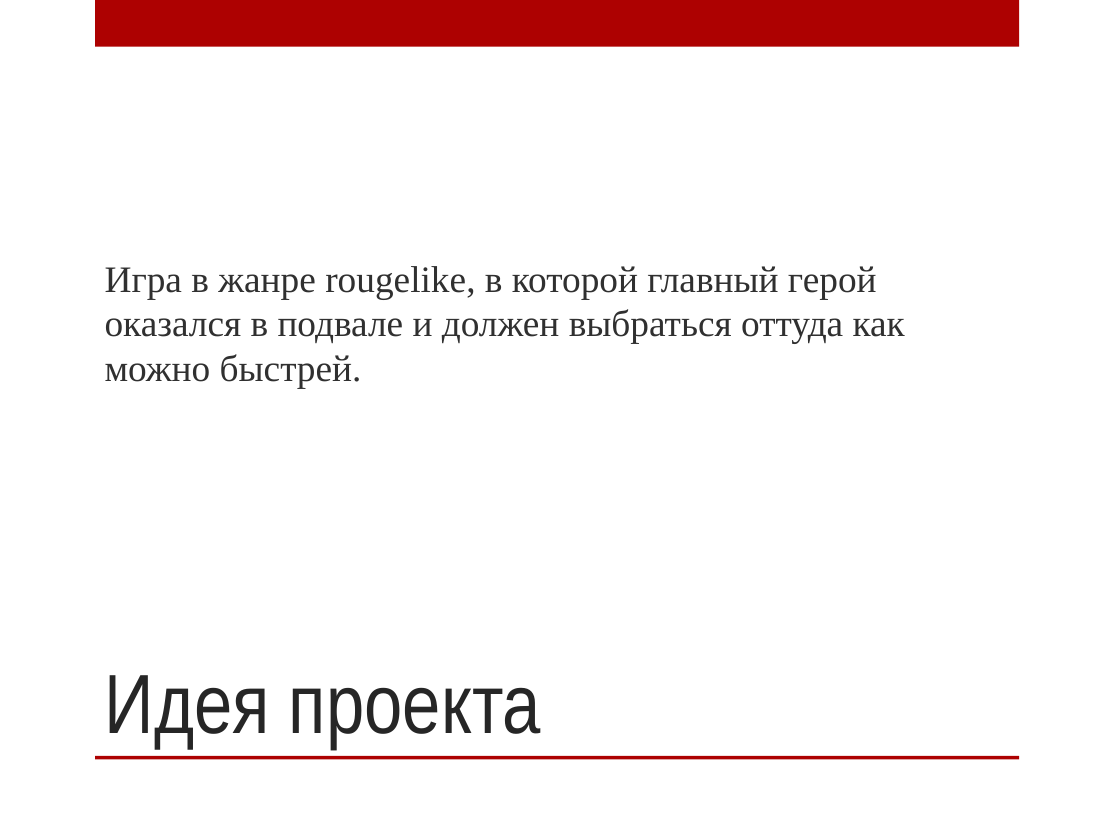
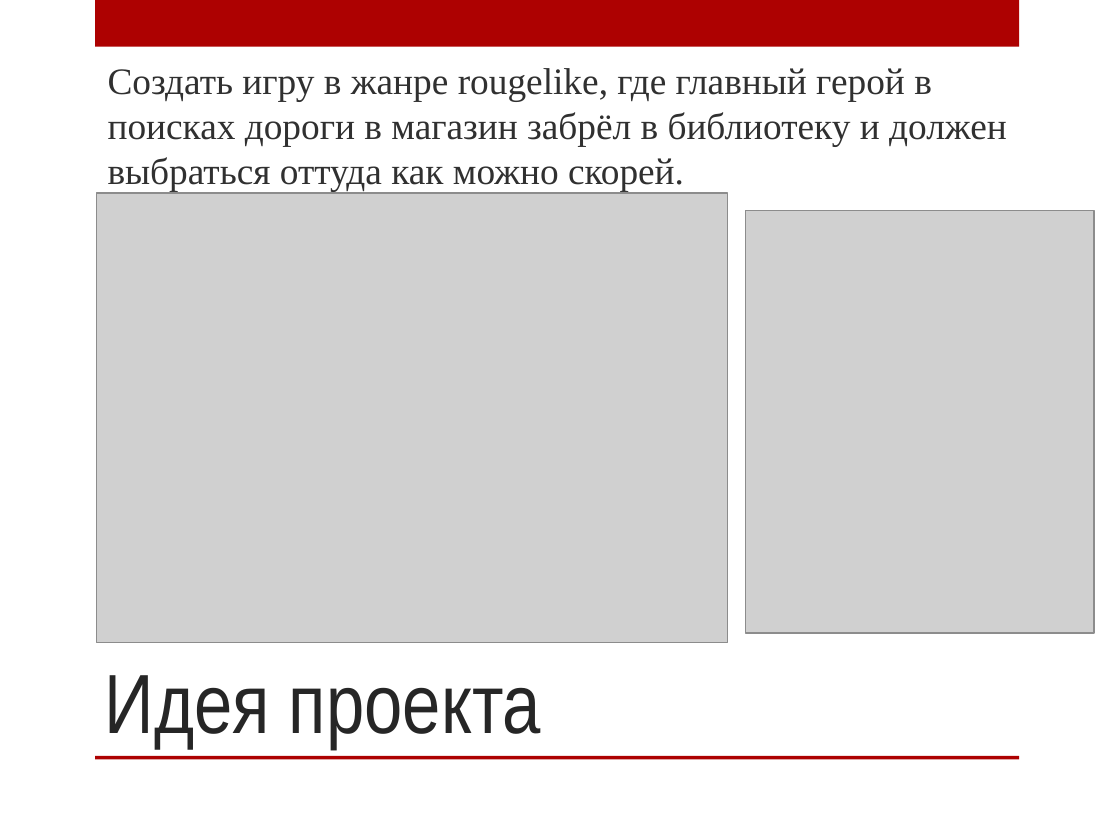
Before and after one commit to Freedom715/Game_Punks_not_ded, a slide deck: slide 2 of Punks not ded! Презентация.pptx. Drawn at 1120x840 pixels with LibreOffice and Linux fonts; fonts in the diff are those of the drawing; grey boxes stand for pictures; background and template pictures are left out. Boxes give left, top, right and bottom in pixels: in the first picture for what was removed or moved away, otherwise in the second. Text is boxed around its words. In the diff, an @@ line names an element or a change of style, - is before the commit and + after.

```diff
--- a/Punks not ded! Презентация.pptx
+++ b/Punks not ded! Презентация.pptx
@@ text at [108, 68, 1007, 191]: text changed @@
-Игра в жанре rougelike, в которой главный герой оказался в подвале и должен выбраться оттуда как можно быстрей.
+Создать игру в жанре rougelike, где главный герой в поисках дороги в магазин забрёл в библиотеку и должен выбраться оттуда как можно скорей.
@@ picture added at [96, 193, 728, 643] @@
@@ picture added at [745, 211, 1093, 633] @@
```
Also in this commit, not shown: 1 other slide changed, 6 other files.
